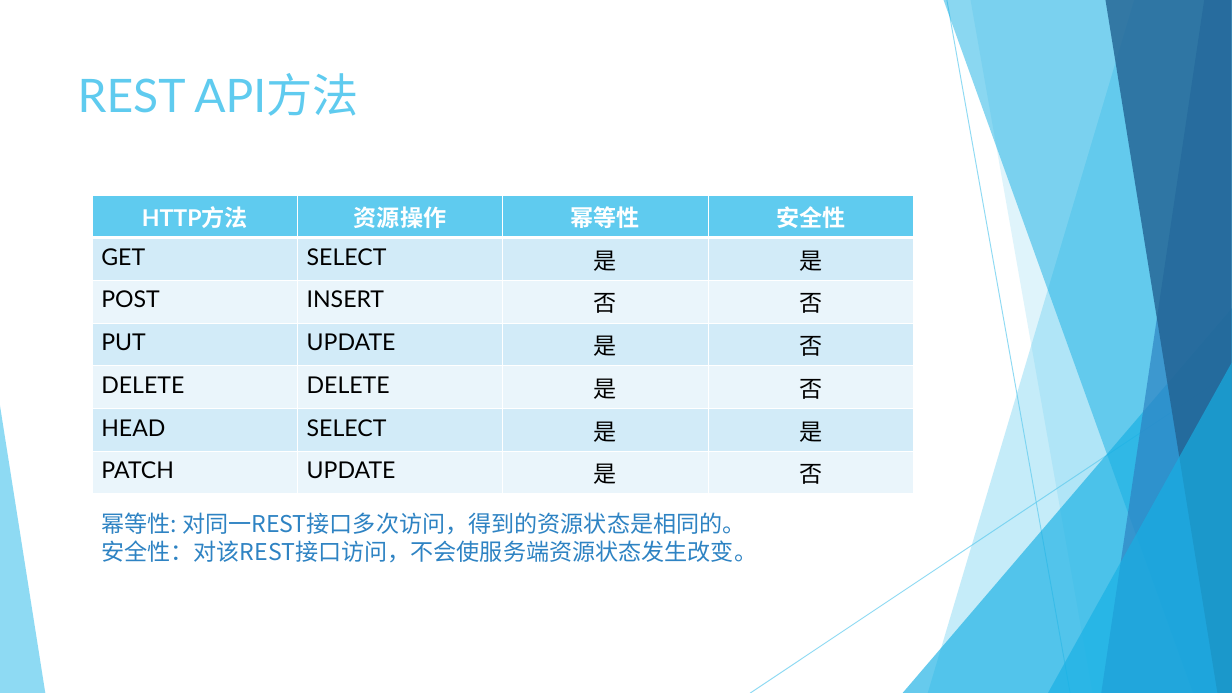
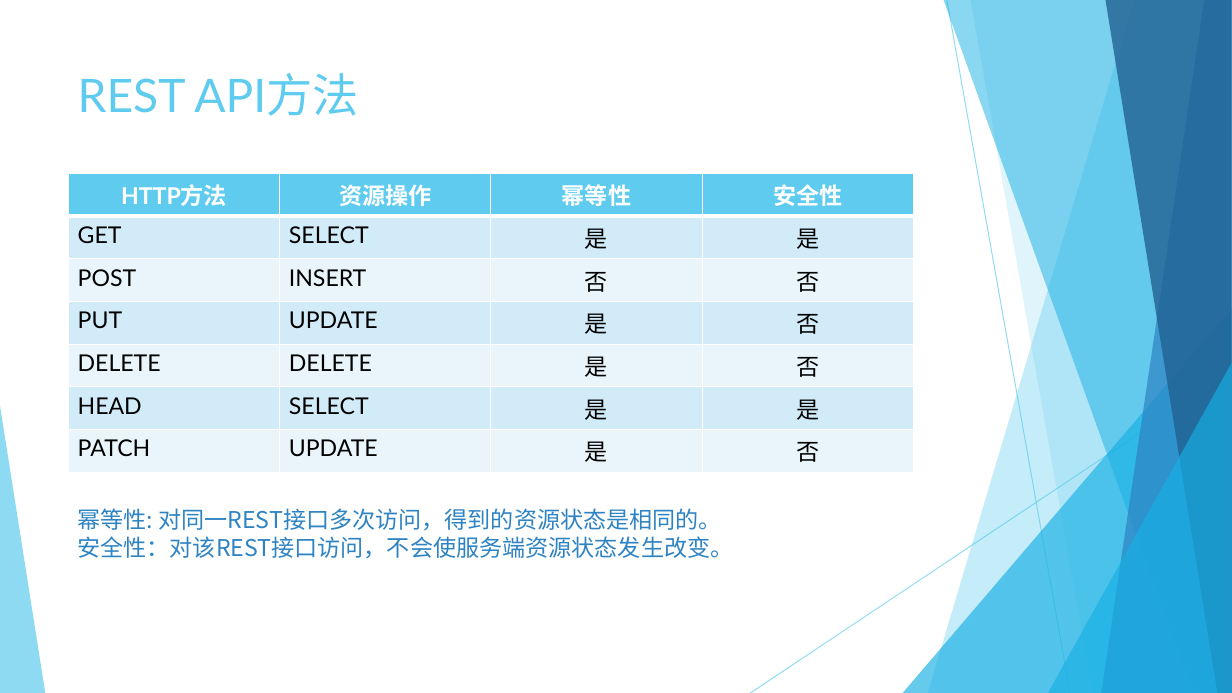
Before and after one commit to Crab2died/micro-boot, a slide deck: slide 11 of rest-api/RESTful.pptx (slide 7 before the commit). Drawn at 1232x693 pixels with LibreOffice and Linux fonts; fonts in the diff are those of the drawing. Boxes give left, top, right and bottom in pixels: in the first picture for what was removed or moved away, otherwise in the second. Text is boxed around its words. In the diff, an @@ line names an element or a change of style, - is before the commit and + after.

```diff
--- a/rest-api/RESTful.pptx
+++ b/rest-api/RESTful.pptx
@@ table: place and size @@
-table at [92,195,913,488]
+table at [68,174,915,467]
@@ text "幂等性: 对同一REST接口多次访问，得到的资源状态是相同的。": place and size @@
-text "幂等性: 对同一REST接口多次访问，得到的资源状态是相同的。" at [101,512,757,563]
+text "幂等性: 对同一REST接口多次访问，得到的资源状态是相同的。" at [77,508,733,559]
```
Also in this commit, not shown: 12 other slides changed, 6 slides added.
